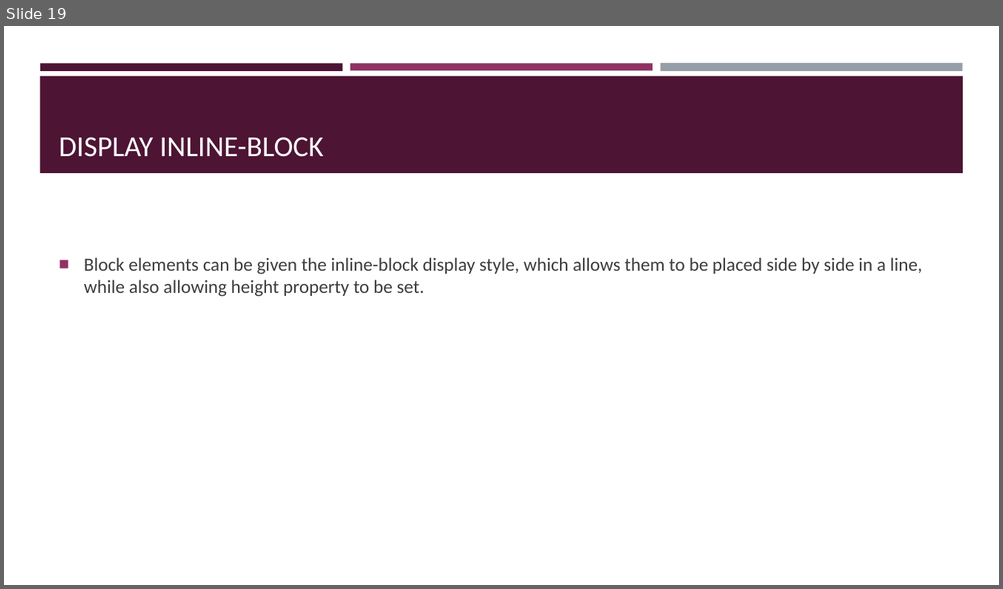
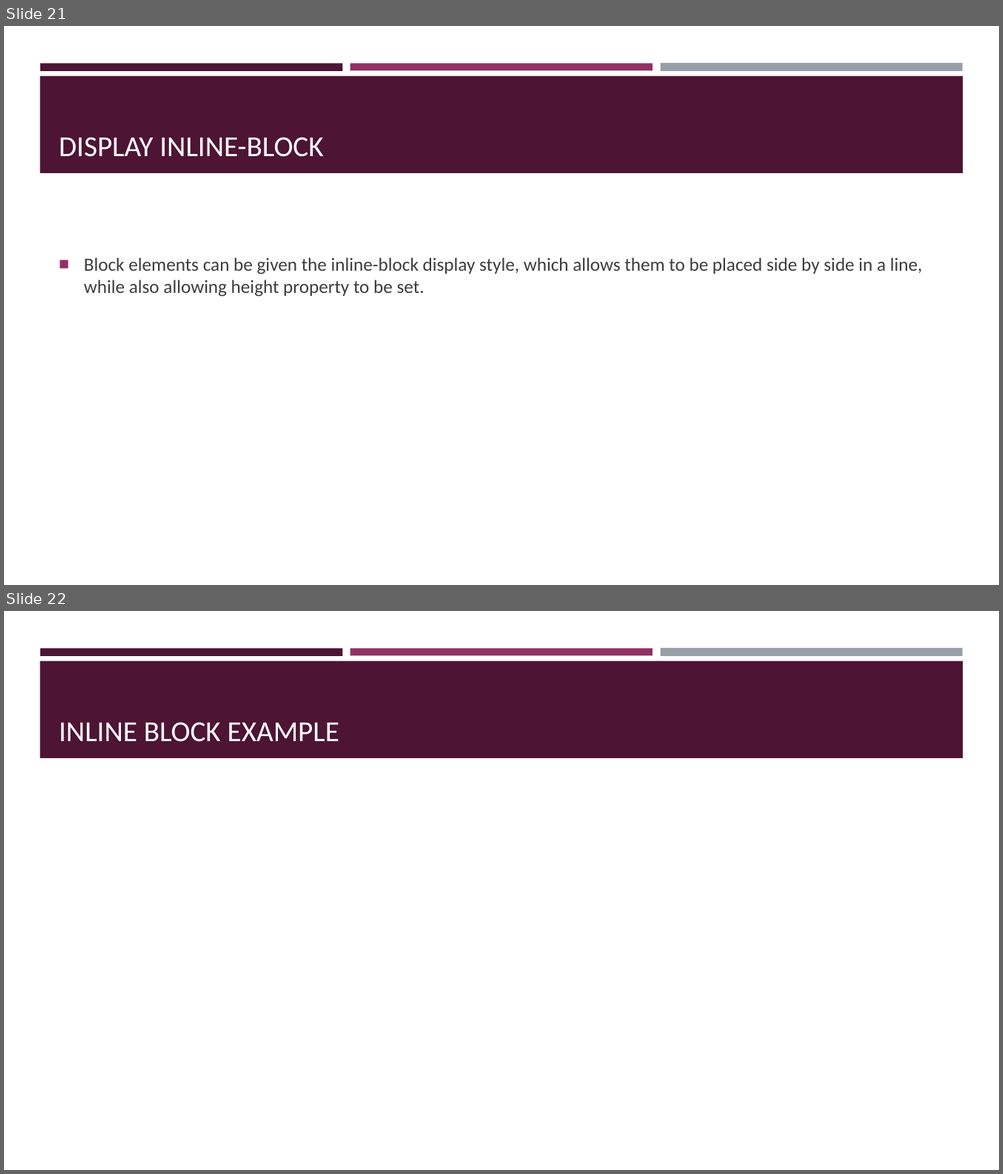
Before and after one commit to brianmacmillan/BMCC-MMP350, a slide deck: Lecture notes/week1_overview/Introduction to Web design.pptx. Shown one above the other, each under a label of ours: slide 19 before the commit, slides 21 and 22 after it. The pictures are 1003x589 and 1003x1174 pixels, drawn with LibreOffice and Linux fonts; fonts in the diff are those of the drawing. Boxes give left, top, right and bottom in pixels: in the first picture for what was removed or moved away, otherwise in the second. Text is boxed around its words. In the diff, an @@ line names an element or a change of style, - is before the commit and + after.

```diff
--- a/Lecture notes/week1_overview/Introduction to Web design.pptx
+++ b/Lecture notes/week1_overview/Introduction to Web design.pptx
@@ slide 22 added at bbox=[4, 611, 999, 1170], background #FFFFFF; not listed: 4 template elements that a slide beside it also shows @@
@@ title added at bbox=[59, 722, 339, 742], 28 pt, text #FFFFFF @@
+INLINE BLOCK EXAMPLE
@@ what was slide 19 is now slide 21 @@
```
Also in this commit, not shown: 5 slides changed, 2 other slides added, 35 other files.
